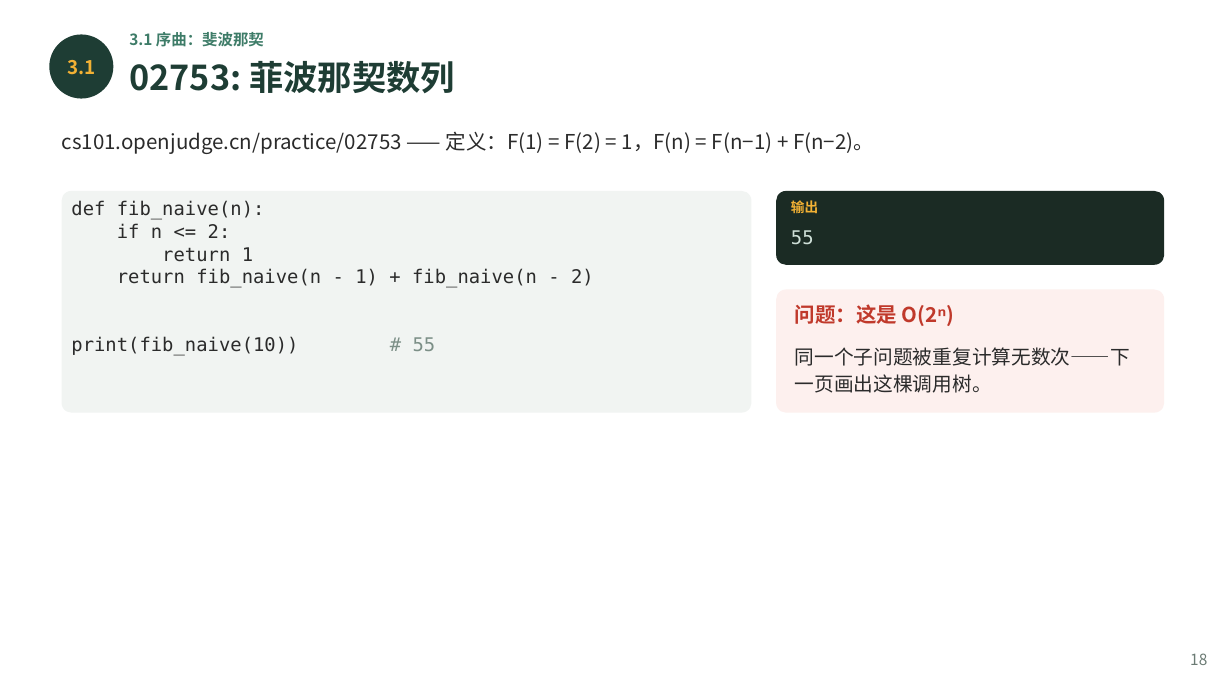
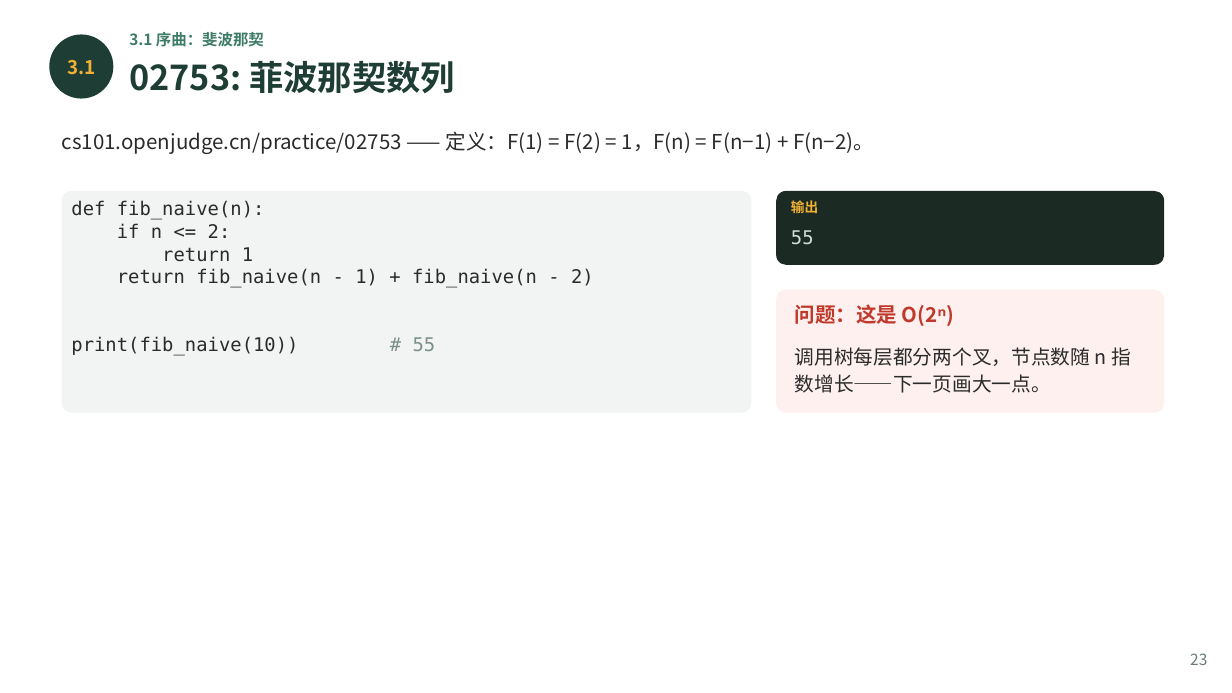
Before and after one commit to GMyhf/2026fall-cs101, a slide deck: slide 23 of courseware/202610_ADS_W08_Recursion.pptx (slide 18 before the commit). Drawn at 1232x693 pixels with LibreOffice and Linux fonts; fonts in the diff are those of the drawing. Boxes give left, top, right and bottom in pixels: in the first picture for what was removed or moved away, otherwise in the second. Text is boxed around its words. In the diff, an @@ line names an element or a change of style, - is before the commit and + after.

```diff
--- a/courseware/202610_ADS_W08_Recursion.pptx
+++ b/courseware/202610_ADS_W08_Recursion.pptx
@@ text at bbox=[795, 347, 1131, 393]: text changed @@
-同一个子问题被重复计算无数次——下一页画出这棵调用树。
+调用树每层都分两个叉，节点数随 n 指数增长——下一页画大一点。
@@ text at bbox=[1190, 653, 1207, 665]: text changed @@
-18
+23
```
Also in this commit, not shown: 35 other slides changed, 4 slides added, 7 other files.
